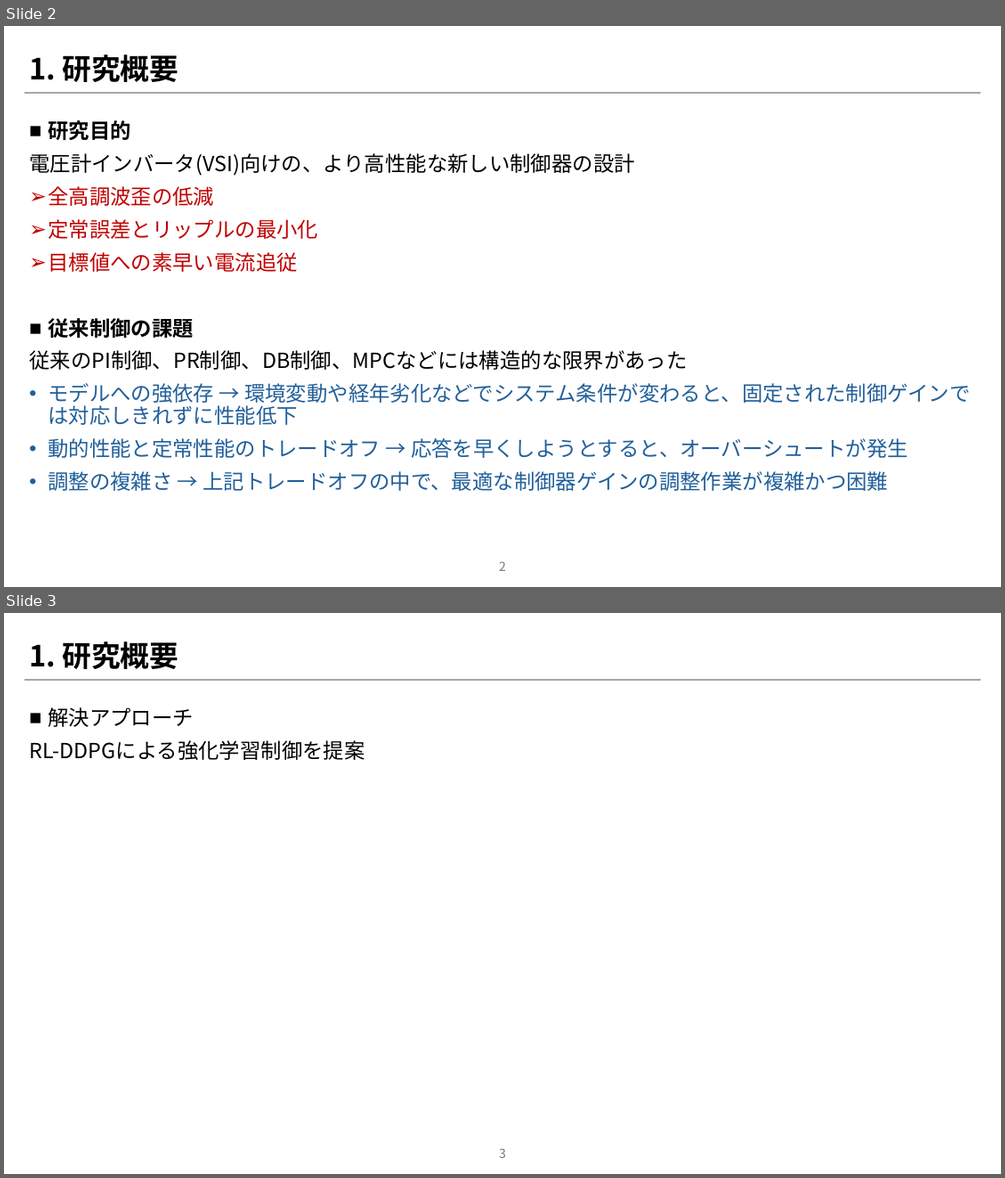
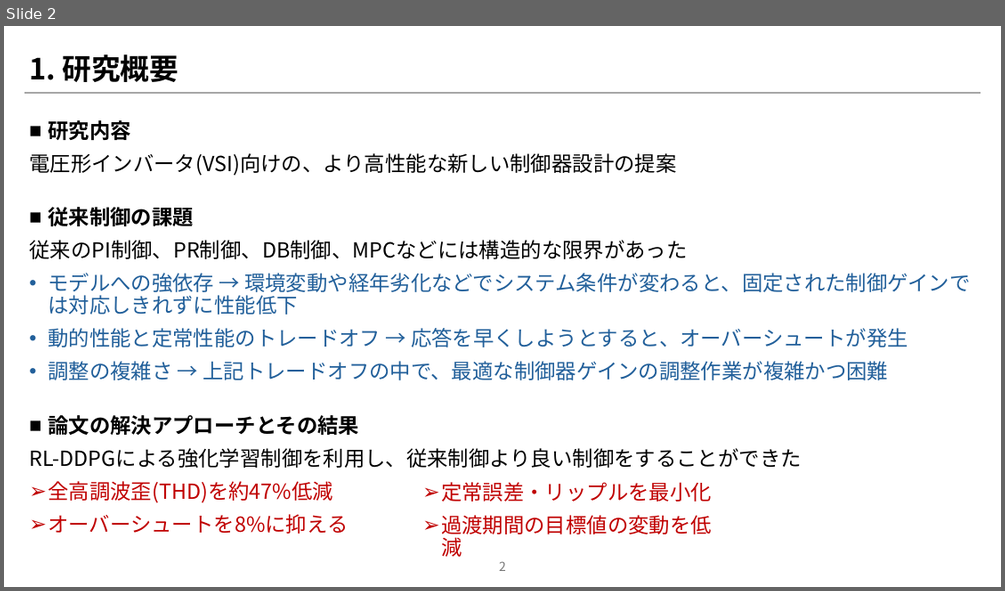
Before and after one commit to NamelessKingOfTheAbyss/TreatiseSearch, a slide deck: Design_of_Controller_for_three-phase_Grid-Connected_Inverter_Using_Reinforcement_Learning/論文紹介パワポ.pptx. Shown one above the other, each under a label of ours: slides 2 and 3 before the commit, slide 2 after it. The pictures are 1005x1178 and 1005x591 pixels, drawn with LibreOffice and Linux fonts; fonts in the diff are those of the drawing. Boxes give left, top, right and bottom in pixels: in the first picture for what was removed or moved away, otherwise in the second. Text is boxed around its words. In the diff, an @@ line names an element or a change of style, - is before the commit and + after.

Commit message:
新しいプレゼンテーション資料「論文紹介パワポ.pptx」を追加

```diff
--- a/Design_of_Controller_for_three-phase_Grid-Connected_Inverter_Using_Reinforcement_Learning/論文紹介パワポ.pptx
+++ b/Design_of_Controller_for_three-phase_Grid-Connected_Inverter_Using_Reinforcement_Learning/論文紹介パワポ.pptx
@@ slide 3 removed at (4, 613, 1001, 1174), background #FFFFFF; not listed: 1 template element that a slide beside it also shows @@
@@ title removed at (29, 641, 179, 669) @@
-1. 研究概要
@@ text removed at (29, 707, 364, 760) @@
-■ 解決アプローチ
-RL-DDPGによる強化学習制御を提案
@@ page number removed at (499, 1148, 506, 1158) @@
-3
@@ slide 2 changed as well @@
@@ text at (29, 120, 676, 176): text changed @@
-■ 研究目的
-電圧計インバータ(VSI)向けの、より高性能な新しい制御器の設計
-➢ 全高調波歪の低減
-➢ 定常誤差とリップルの最小化
-➢ 目標値への素早い電流追従
+■ 研究内容
+電圧形インバータ(VSI)向けの、より高性能な新しい制御器設計の提案
@@ text at (29, 415, 801, 533): paragraphs added @@
+■ 論文の解決アプローチとその結果
+RL-DDPGによる強化学習制御を利用し、従来制御より良い制御をすることができた
+➢ 全高調波歪(THD)を約47%低減
+➢ オーバーシュートを8%に抑える
@@ text added at (441, 482, 712, 556), 20 pt, text #C00000 @@
+➢ 定常誤差・リップルを最小化
+➢ 過渡期間の目標値の変動を低減
```
Also in this commit, not shown: 1 other slide changed, 6 slides added, 1 other slide removed.
